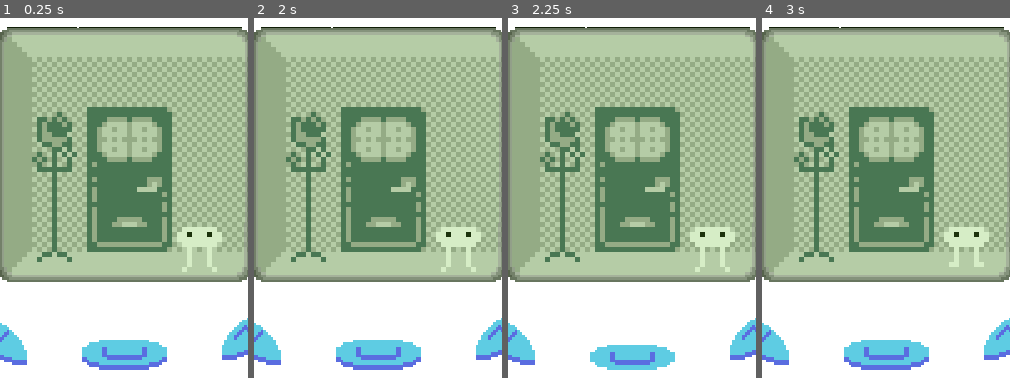
Above: before the commit, frames 1-4 (left to right).
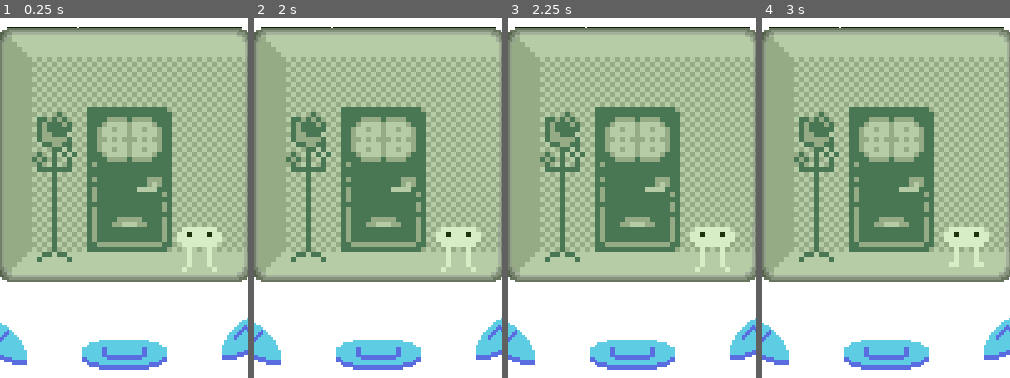
Above: after the commit, the same moments.

Repository: Fl0xy/tamagojamy
Game: Godot game, scene res://main.tscn
Same seed, same stepped clock (60 frames per second), same inputs: the game is played once before the commit and once after it.
Inputs (mouse positions are % of the whole screen's width and height, from its top left):
- Up to frame 1 (0.25 s): no input
- Up to frame 2 (2 s): click (83, 52) at 0.5 s; click (17, 52) at 1.25 s
- Up to frame 3 (2.25 s): click (50, 85) at 2 s
- Up to frame 4 (3 s): click (74, 83) at 2.75 s
The pictures show only the part of the screen within x 25-75%, y 38-88%; the shares and areas given below are measured in that part.

Frames 1-2 are identical in both runs. In frame 3, 1.5% of the frame differs, in the area x 33-68%, y 89-98%; in frame 4, nothing differs.

Commit message:
arrow down is now smaller, added minigame

Diff:
--- /dev/null
+++ b/components/arrow_down/arrow_down.gd
@@ -0,0 +1,12 @@
+extends Node2D
+
+signal arrow_pressed(key)
+
+export(String) var key
+
+func _ready():
+	pass
+
+func _on_TextureButton_pressed():
+	if visible:
+		emit_signal("arrow_pressed", key)
--- a/components/arrow_down/arrow_down.tscn
+++ b/components/arrow_down/arrow_down.tscn
@@ -1,7 +1,8 @@
-[gd_scene load_steps=4 format=2]
+[gd_scene load_steps=5 format=2]
 
 [ext_resource path="res://assets/arrow down/arrow_down1.png" type="Texture" id=1]
 [ext_resource path="res://assets/arrow down/arrow_down2.png" type="Texture" id=2]
+[ext_resource path="res://components/arrow_down/arrow_down.gd" type="Script" id=3]
 
 [sub_resource type="SpriteFrames" id=1]
 animations = [ {
@@ -12,9 +13,17 @@
 } ]
 
 [node name="arrow_down" type="Node2D"]
+script = ExtResource( 3 )
 
 [node name="AnimatedSprite" type="AnimatedSprite" parent="."]
 frames = SubResource( 1 )
-frame = 1
 playing = true
 centered = false
+
+[node name="TextureButton" type="TextureButton" parent="."]
+margin_right = 13.0
+margin_bottom = 17.0
+__meta__ = {
+"_edit_use_anchors_": false
+}
+[connection signal="pressed" from="TextureButton" to="." method="_on_TextureButton_pressed"]
--- a/components/bathroom/bathroom.tscn
+++ b/components/bathroom/bathroom.tscn
@@ -1,9 +1,11 @@
-[gd_scene load_steps=5 format=2]
+[gd_scene load_steps=7 format=2]
 
 [ext_resource path="res://assets/places/bathroom/bathtub.png" type="Texture" id=1]
 [ext_resource path="res://assets/places/bathroom/bath_window.png" type="Texture" id=2]
 [ext_resource path="res://components/roomBase/RoomBase.tscn" type="PackedScene" id=3]
 [ext_resource path="res://components/room.gd" type="Script" id=4]
+[ext_resource path="res://components/minigame/minigame.tscn" type="PackedScene" id=5]
+[ext_resource path="res://components/arrow_down/arrow_down.tscn" type="PackedScene" id=6]
 
 [node name="bathroom" type="Node2D"]
 script = ExtResource( 4 )
@@ -20,3 +22,9 @@
 
 [node name="pet_spos" type="Position2D" parent="."]
 position = Vector2( 19.7439, 46.8468 )
+
+[node name="a0" parent="." instance=ExtResource( 6 )]
+position = Vector2( 21, 8 )
+key = "clean"
+
+[node name="minigame" parent="." instance=ExtResource( 5 )]
--- /dev/null
+++ b/components/minigame/minigame.gd
@@ -0,0 +1,74 @@
+extends Node2D
+
+enum STATES {NONE, START, RUNNIG_RIGHT, RUNNIG_LEFT, FINISHED}
+
+const minPos = 8
+const maxPos = 36
+const finished_timer = 2
+const start_timer = 1
+
+var speed
+var timer
+var state
+var curPos
+
+onready var arrow = $arrow
+onready var target = $target
+
+signal game_finished(state)
+signal game_visibilty_changed(state)
+
+func _ready():
+	visible = false
+	state = STATES.NONE
+
+func _process(delta):
+	if state == STATES.NONE:
+		return
+
+	if Input.is_action_just_pressed("ui_space") && (state == STATES.RUNNIG_LEFT || state == STATES.RUNNIG_RIGHT):
+		state = STATES.FINISHED
+		if arrow.position.x >= target.position.x && arrow.position.x < (target.position.x + 7):
+			emit_signal("game_finished", true)
+		else:
+			emit_signal("game_finished", false)
+
+
+	match state:
+		STATES.START:
+			if timer < 0:
+				state = STATES.RUNNIG_RIGHT
+			else:
+				timer = timer - delta
+		STATES.RUNNIG_RIGHT:
+			if (curPos + speed) > maxPos:
+				state = STATES.RUNNIG_LEFT
+			else:
+				curPos = curPos + speed
+				arrow.position.x = floor(curPos)
+		STATES.RUNNIG_LEFT:
+			if (curPos - speed) < minPos:
+				state = STATES.RUNNIG_RIGHT
+			else:
+				curPos = curPos - speed
+				arrow.position.x = ceil(curPos)
+		STATES.FINISHED:
+			if timer < 0:
+				deactivate()
+			else:
+				timer = timer - delta
+
+func deactivate():
+	state = STATES.NONE
+	visible = false
+	emit_signal("game_visibilty_changed", false)
+	arrow.position.x = minPos
+
+
+func activate():
+	timer = start_timer
+	curPos = arrow.position.x
+	visible = true
+	speed = randf()
+	emit_signal("game_visibilty_changed", true)
+	state = STATES.START
--- /dev/null
+++ b/components/minigame/minigame.tscn
@@ -0,0 +1,60 @@
+[gd_scene load_steps=9 format=2]
+
+[ext_resource path="res://assets/minigame/minigame_bar.png" type="Texture" id=1]
+[ext_resource path="res://assets/minigame/minigame_arrow.png" type="Texture" id=2]
+[ext_resource path="res://assets/minigame/minigame_target.png" type="Texture" id=3]
+[ext_resource path="res://assets/minigame/minigame_arrow_bg.png" type="Texture" id=4]
+[ext_resource path="res://assets/minigame/minigame_puls2.png" type="Texture" id=5]
+[ext_resource path="res://assets/minigame/minigame_puls1.png" type="Texture" id=6]
+[ext_resource path="res://components/minigame/minigame.gd" type="Script" id=7]
+
+[sub_resource type="SpriteFrames" id=1]
+animations = [ {
+"frames": [ ExtResource( 6 ), ExtResource( 5 ) ],
+"loop": true,
+"name": "default",
+"speed": 3.0
+} ]
+
+[node name="minigame" type="Node2D"]
+position = Vector2( 1, 0 )
+script = ExtResource( 7 )
+
+[node name="bg" type="Sprite" parent="."]
+texture = ExtResource( 1 )
+centered = false
+__meta__ = {
+"_edit_lock_": true
+}
+
+[node name="target" type="Sprite" parent="."]
+position = Vector2( 21, 10 )
+texture = ExtResource( 3 )
+centered = false
+__meta__ = {
+"_edit_lock_": true
+}
+
+[node name="arrowbg" type="Sprite" parent="."]
+texture = ExtResource( 4 )
+centered = false
+__meta__ = {
+"_edit_lock_": true
+}
+
+[node name="AnimatedSprite" type="AnimatedSprite" parent="."]
+position = Vector2( -0.0537338, 0 )
+frames = SubResource( 1 )
+playing = true
+centered = false
+__meta__ = {
+"_edit_lock_": true
+}
+
+[node name="arrow" type="Sprite" parent="."]
+position = Vector2( 8, 14 )
+texture = ExtResource( 2 )
+centered = false
+__meta__ = {
+"_edit_lock_": true
+}
--- a/components/pet/pet.gd
+++ b/components/pet/pet.gd
@@ -8,7 +8,6 @@
 func _ready():
 	var main = get_node("/root/Main")
 	main.setPet(self)
-	main.connect("position_changed", self, "move_to_room")
 
 func move_to_pos(pos):
 	target_x = pos.x
--- a/components/room.gd
+++ b/components/room.gd
@@ -5,10 +5,11 @@
 
 func _ready():
 	main.connect("change_Room", self, "change_Room")
+	init_action_arrows()
+	init_minigame()
 
 func change_Room(roombase):
-	var test = $RoomBase
-	if test == roombase:
+	if $RoomBase == roombase:
 		activate()
 	else:
 		deactivate()
@@ -19,3 +20,74 @@
 
 func deactivate():
 	active = false
+
+############### action arrow shit ###############
+var action_arrows = {}
+var action_arrow_index = 0
+func init_action_arrows():
+	find_action_arrows()
+	if action_arrows.size() > 0:
+		action_arrows[action_arrow_index].visible = true
+
+func change_arrow_p():
+	if action_arrows.size() == 1:
+		return
+	action_arrows[action_arrow_index].visible = false
+	if action_arrow_index + 1 < action_arrows.size():
+		action_arrow_index += 1
+	else:
+		action_arrow_index = 0
+	action_arrows[action_arrow_index].visible = true
+
+func change_arrow_m():
+	if action_arrows.size() == 1:
+		return
+	action_arrows[action_arrow_index].visible = false
+	if action_arrow_index - 1 >= 0:
+		action_arrow_index -= 1
+	else:
+		action_arrow_index = action_arrows.size() -1
+	action_arrows[action_arrow_index].visible = true
+
+func find_action_arrows():
+	for i in range(5):
+		if has_node("a" + String(i)):
+			action_arrows[i] = get_node("a" + String(i))
+			action_arrows[i].visible = false
+			action_arrows[i].connect("arrow_pressed", self, "action_arrow_pressed")
+		else:
+			break
+
+func action_arrow_pressed(key):
+	pass
+
+################ logic shit ##############
+func _process(delta):
+	if !active || action_arrows.size() == 0:
+		return
+	if minigame.visible:
+		return ### deactivate controls if minigame is active
+	if Input.is_action_just_pressed("ui_space"):
+		minigame.activate()
+		return
+	if Input.is_action_just_pressed("ui_up"):
+		change_arrow_p()
+		return
+	if Input.is_action_just_pressed("ui_down"):
+		change_arrow_m()
+		return
+
+############### minigame shit ##############
+var minigame
+
+func init_minigame():
+	if !has_node("minigame"):
+		return
+	minigame = get_node("minigame")
+	minigame.connect("game_finished", self, "minigame_finshed")
+
+func minigame_finshed(state):
+	if state:
+		print("minigame gewonnen: ", action_arrows[action_arrow_index].key)
+	else:
+		print("minigame verloren")
--- a/main.tscn
+++ b/main.tscn
@@ -82,7 +82,7 @@
 margin_bottom = 137.0
 texture_normal = ExtResource( 10 )
 texture_pressed = ExtResource( 11 )
-InputEventCode = "ui_accept"
+InputEventCode = "ui_space"
 
 [node name="btnUp" parent="." instance=ExtResource( 3 )]
 margin_left = 90.0
--- a/project.godot
+++ b/project.godot
@@ -58,9 +58,7 @@
 
 ui_accept={
 "deadzone": 0.5,
-"events": [ Object(InputEventKey,"resource_local_to_scene":false,"resource_name":"","device":0,"alt":false,"shift":false,"control":false,"meta":false,"command":false,"pressed":false,"scancode":32,"unicode":0,"echo":false,"script":null)
-, Object(InputEventJoypadButton,"resource_local_to_scene":false,"resource_name":"","device":0,"button_index":0,"pressure":0.0,"pressed":false,"script":null)
- ]
+"events": [  ]
 }
 ui_select={
 "deadzone": 0.5,
@@ -94,6 +92,12 @@
 "deadzone": 0.5,
 "events": [  ]
 }
+ui_space={
+"deadzone": 0.5,
+"events": [ Object(InputEventJoypadButton,"resource_local_to_scene":false,"resource_name":"","device":0,"button_index":0,"pressure":0.0,"pressed":false,"script":null)
+, Object(InputEventKey,"resource_local_to_scene":false,"resource_name":"","device":0,"alt":false,"shift":false,"control":false,"meta":false,"command":false,"pressed":false,"scancode":32,"unicode":0,"echo":false,"script":null)
+ ]
+}
 
 [rendering]
 
Binary file changed: assets/arrow down/arrow_down1.png
Binary file changed: assets/arrow down/arrow_down2.png
Binary file added: assets/minigame/minigame_arrow_bg.png
Not shown, added: assets/minigame/minigame_arrow_bg.png.import
Binary file changed: assets/minigame/minigame_bar.png
Binary file added: assets/minigame/minigame_puls1.png
Not shown, added: assets/minigame/minigame_puls1.png.import
Binary file added: assets/minigame/minigame_puls2.png
Not shown, added: assets/minigame/minigame_puls2.png.import
Binary file changed: assets/minigame/minigame_target.png
Not shown, added: assets/places/schlafzimmer/bed.png.import
Not shown, added: assets/places/schlafzimmer/lamp.png.import
(and 2 more such lines)
